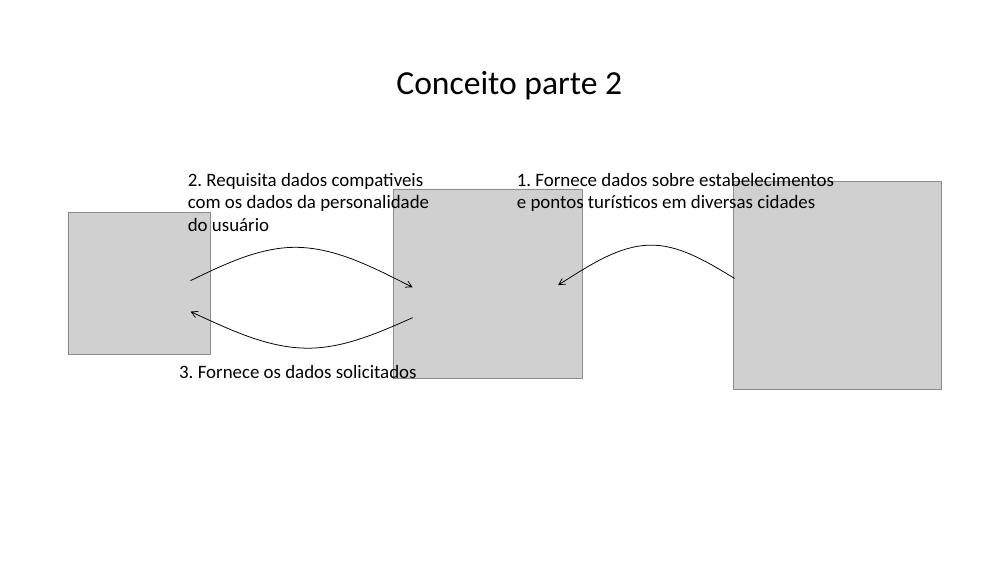
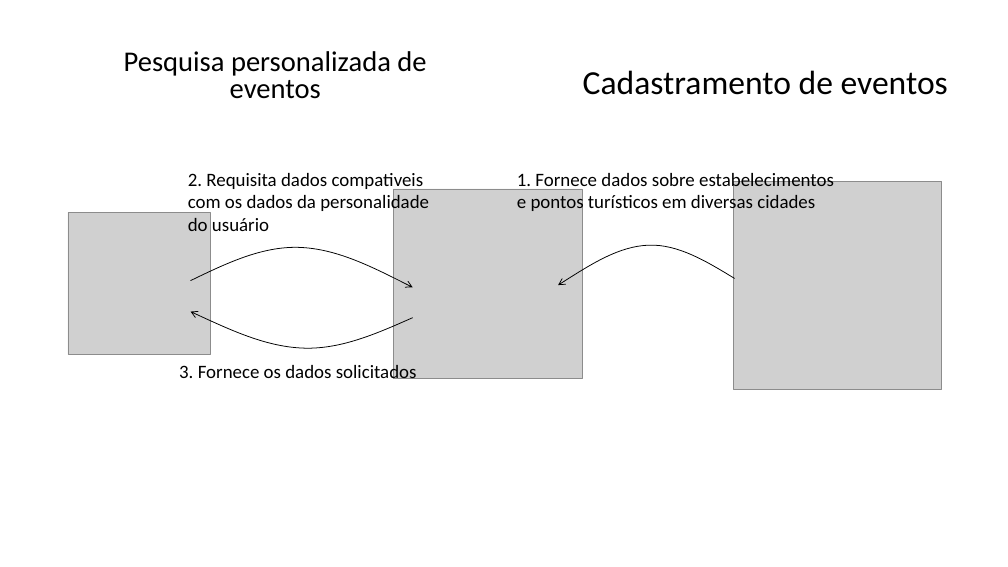
Before and after one commit to lucashardman/Projeto_Final, a slide deck: slide 3 of Documentação/Apresentacao.pptx (slide 4 before the commit). Drawn at 1008x567 pixels with LibreOffice and Linux fonts; fonts in the diff are those of the drawing; grey boxes stand for pictures. Boxes give left, top, right and bottom in pixels: in the first picture for what was removed or moved away, otherwise in the second. Text is boxed around its words. In the diff, an @@ line names an element or a change of style, - is before the commit and + after.

```diff
--- a/Documentação/Apresentacao.pptx
+++ b/Documentação/Apresentacao.pptx
@@ text added at [124,51,426,99], 27.2 pt, text #000000 @@
+Pesquisa personalizada de eventos
@@ title at [583,70,948,95]: text changed @@
-Conceito parte 2
+Cadastramento de eventos
```
Also in this commit, not shown: 3 other slides changed, 35 other files.
